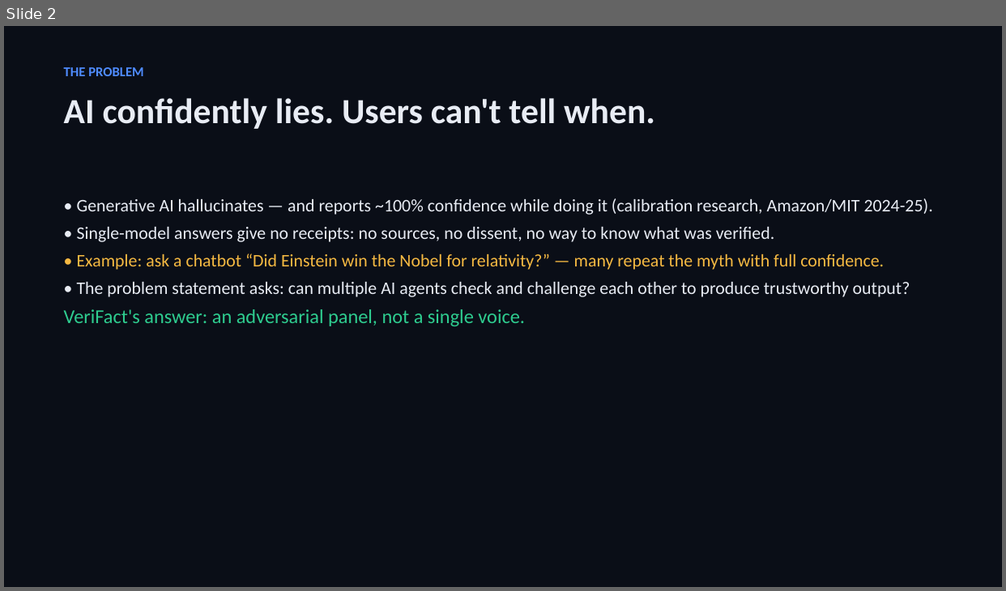
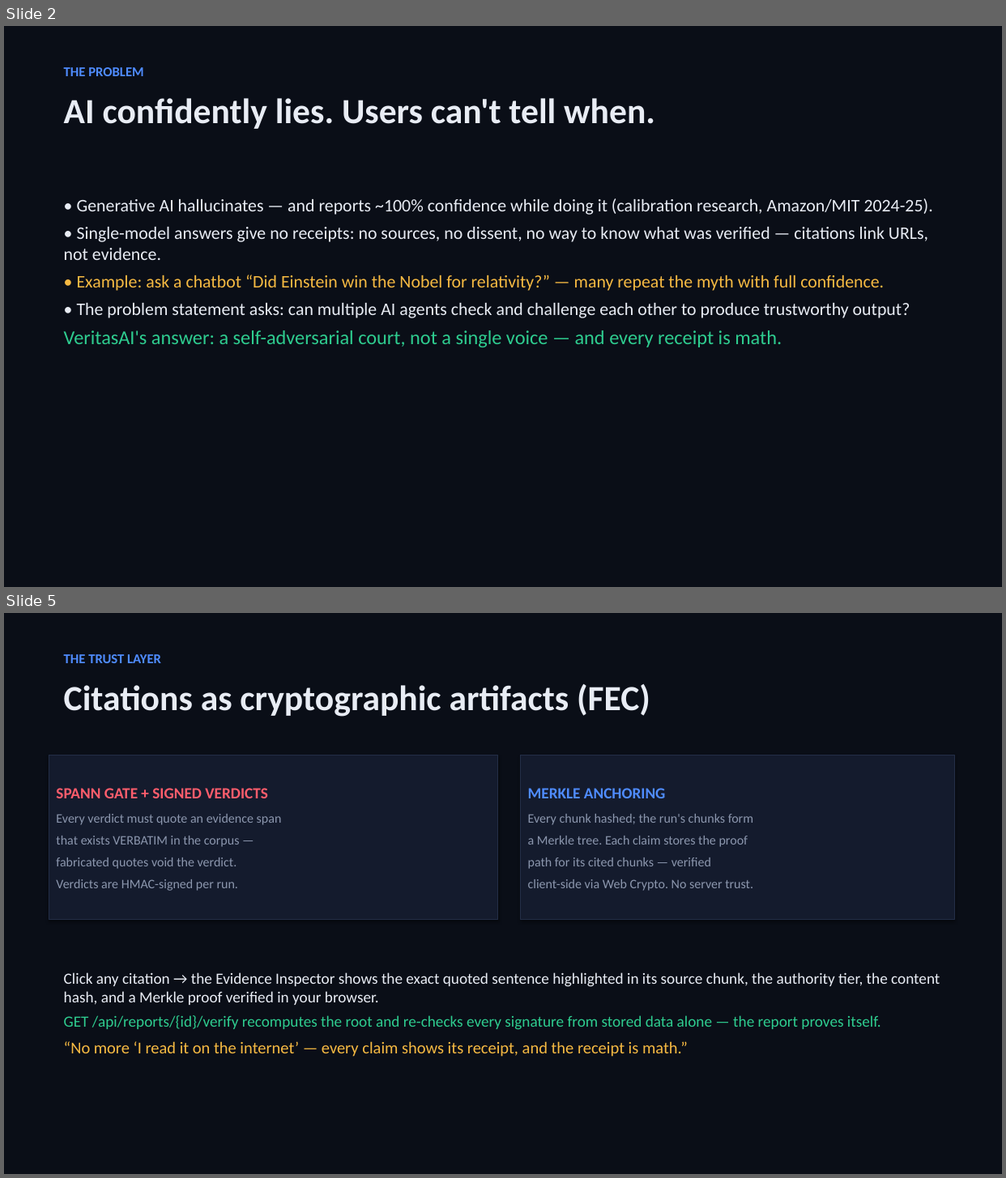
Before and after one commit to ArpitKumar8649/Innovahack_chapter1, a slide deck: submission/VeriFact_Deck.pptx. Shown one above the other, each under a label of ours: slide 2 before the commit, slides 2 and 5 after it; the slides between them are not shown. The pictures are 1006x591 and 1006x1178 pixels, drawn with LibreOffice and Linux fonts; fonts in the diff are those of the drawing. Boxes give left, top, right and bottom in pixels: in the first picture for what was removed or moved away, otherwise in the second. Text is boxed around its words. In the diff, an @@ line names an element or a change of style, - is before the commit and + after.

```diff
--- a/submission/VeriFact_Deck.pptx
+++ b/submission/VeriFact_Deck.pptx
@@ slide 5 added at (4,613,1002,1174), background #0A0E17 @@
@@ text added at (64,654,650,717), 34 pt, text #E8ECF4, bold @@
+THE TRUST LAYER
+Citations as cryptographic artifacts (FEC)
@@ rectangle added at (49,756,498,920), fill #141B2D, outline #232E47 0.75 pt, 12.5 pt, text #8B96AD @@
+SPANN GATE + SIGNED VERDICTS
+Every verdict must quote an evidence span
+that exists VERBATIM in the corpus —
+fabricated quotes void the verdict.
+Verdicts are HMAC-signed per run.
@@ rectangle added at (521,756,955,920), fill #141B2D, outline #232E47 0.75 pt, 12.5 pt, text #8B96AD @@
+MERKLE ANCHORING
+Every chunk hashed; the run's chunks form
+a Merkle tree. Each claim stores the proof
+path for its cited chunks — verified
+client-side via Web Crypto. No server trust.
@@ text added at (64,973,940,1057), 15 pt, text #E8ECF4 @@
+Click any citation → the Evidence Inspector shows the exact quoted sentence highlighted in its source chunk, the authority tier, the content hash, and a Merkle proof verified in your browser.
+GET /api/reports/{id}/verify recomputes the root and re-checks every signature from stored data alone — the report proves itself.
+“No more ‘I read it on the internet’ — every claim shows its receipt, and the receipt is math.”
@@ slide 2 changed as well @@
@@ text at (64,227,928,260): text changed @@
-• Single-model answers give no receipts: no sources, no dissent, no way to know what was verified.
+• Single-model answers give no receipts: no sources, no dissent, no way to know what was verified — citations link URLs, not evidence.
@@ text at (64,331,782,348): text changed @@
-VeriFact's answer: an adversarial panel, not a single voice.
+VeritasAI's answer: a self-adversarial court, not a single voice — and every receipt is math.
```
Also in this commit, not shown: 4 other slides changed, 1 other slide added, 2 slides removed, 17 other files.
